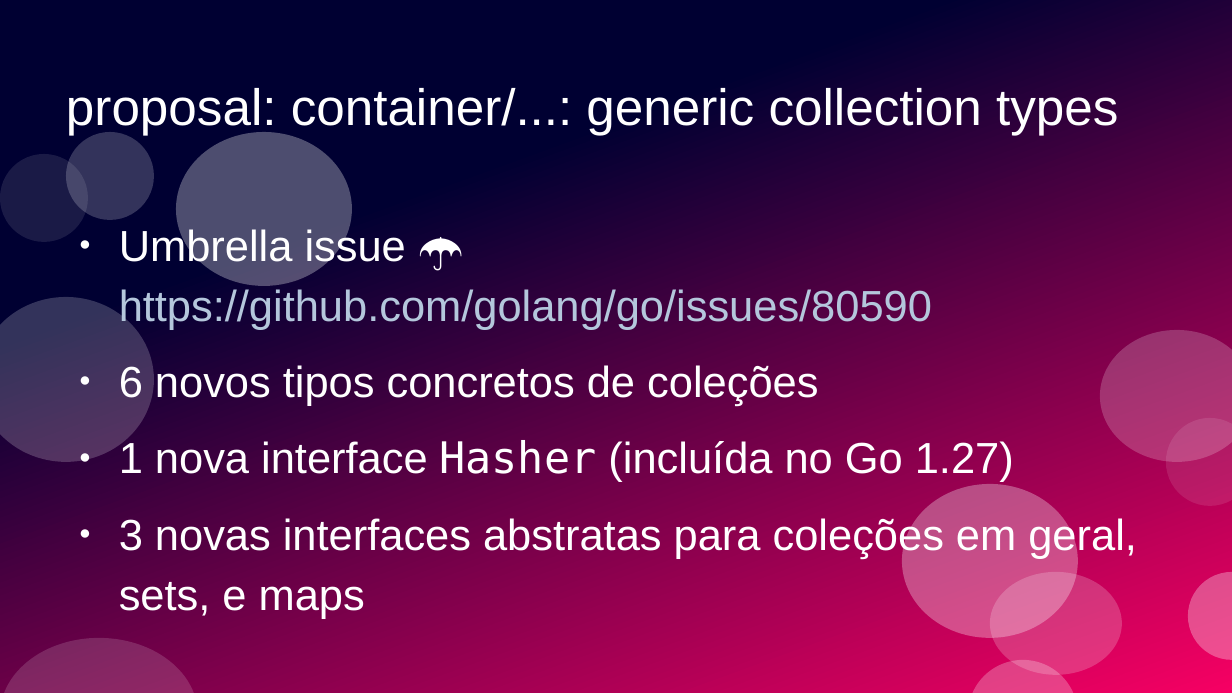
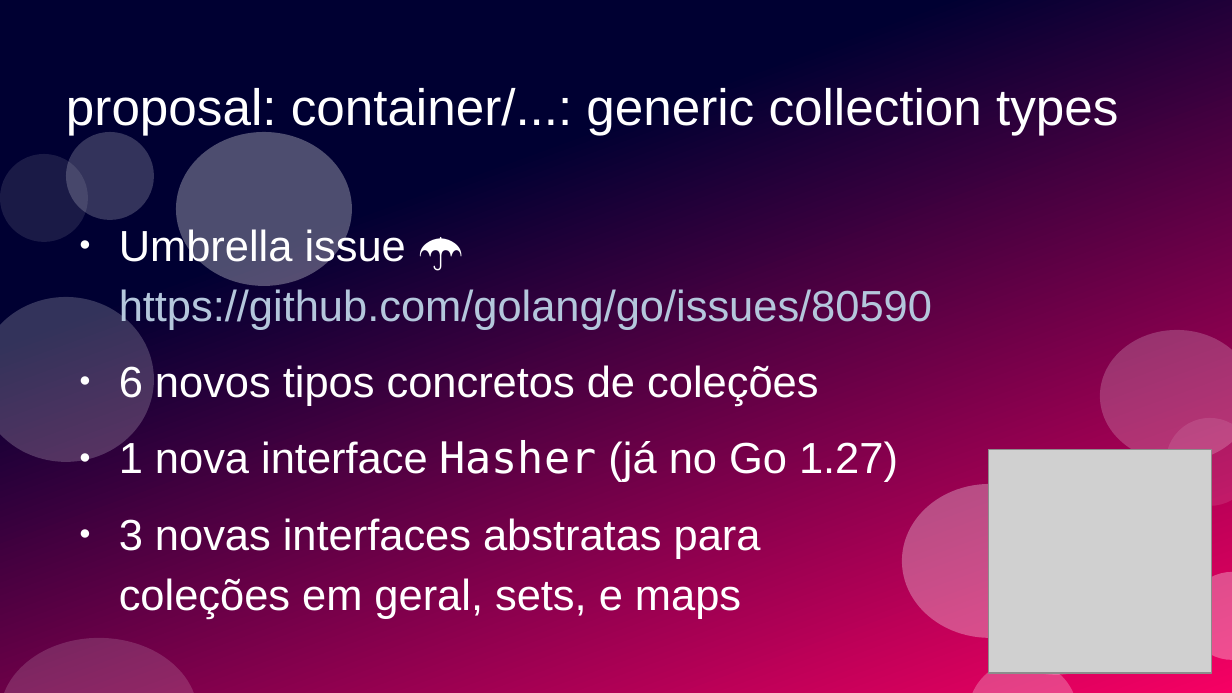
Before and after one commit to ramalho/sets-in-go, a slide deck: slide 36 of conj-em-go1_28.odp (slide 35 before the commit). Drawn at 1232x693 pixels with LibreOffice and Linux fonts; fonts in the diff are those of the drawing; grey boxes stand for pictures. Boxes give left, top, right and bottom in pixels: in the first picture for what was removed or moved away, otherwise in the second. Text is boxed around its words. In the diff, an @@ line names an element or a change of style, - is before the commit and + after.

```diff
--- a/conj-em-go1_28.odp
+++ b/conj-em-go1_28.odp
@@ text at <box>119,439,898,482</box>: text changed @@
-● 1 nova interface Hasher (incluída no Go 1.27)
+● 1 nova interface Hasher (já no Go 1.27)
@@ picture added at <box>988,449,1212,673</box> @@
```
Also in this commit, not shown: 14 other slides changed, 13 slides added, 2 other files.
